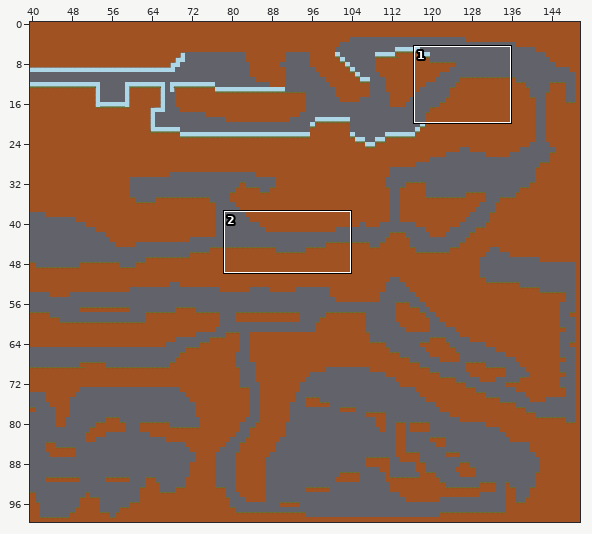
An edit to a level. Tiled map, ludumdare_19/src/level.tmx. The first picture is a wide view before the edit; the outline marks the close-up.
Close-up. The starting point:
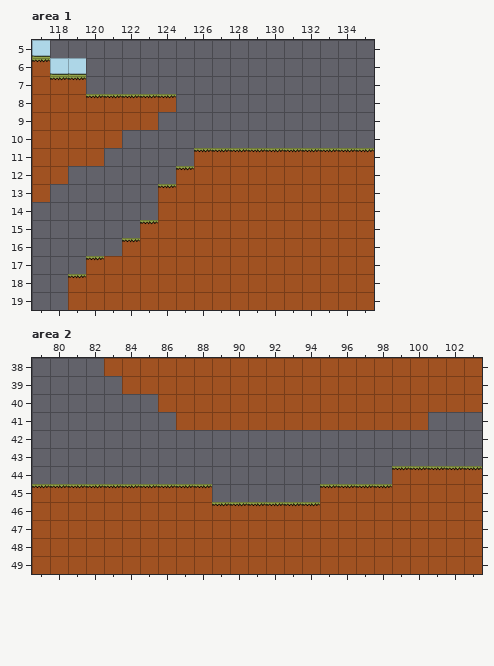
Cells are 64x64 px. Shown: area 1 x 117..135, y 5..19; area 2 x 79..103, y 38..49. The commit also changed other parts of the map, which this record leaves out.
New version:
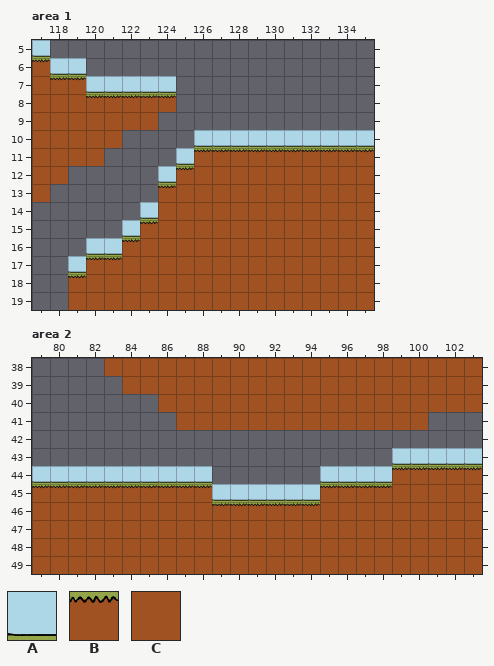
Key: from "tiles": A 14, B 67, C 68.
_ is an empty cell, . an unchanged one.
The edit:
--- layer "map", area 1
@@ x 120..124 @@
- 7 _____
+ 7 AAAAA
@@ x 124..135 @@
-10 ..__________
-11 ._..........
-12 _...........
+10 ..AAAAAAAAAA
+11 .A..........
+12 A...........
@@ x 119..123 @@
-14 ...._
-15 ..._.
-16 .__..
-17 _.C..
+14 ....A
+15 ...A.
+16 .AA..
+17 A.B..
--- layer "map", area 2
@@ x 79..103 @@
-43 ...................._____
-44 __________......____.....
-45 ..........______.........
+43 ....................AAAAA
+44 AAAAAAAAAA......AAAA.....
+45 ..........AAAAAA.........
Where, in picture pixels (left, top, right, bottom), the same in both close-ups:
added: (86, 76, 176, 94)
added: (158, 130, 374, 184)
changed: (68, 202, 158, 274)
added: (32, 448, 482, 502)
